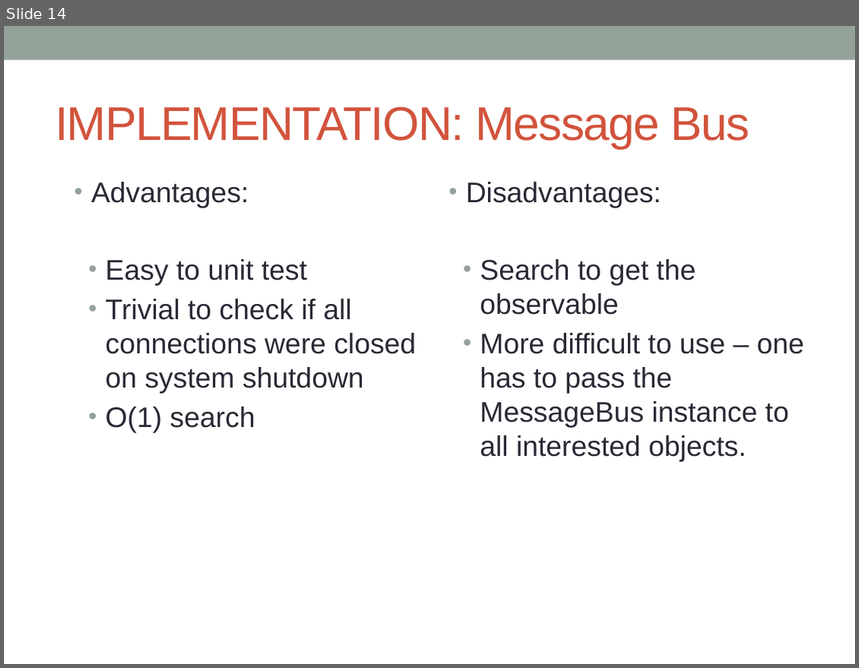
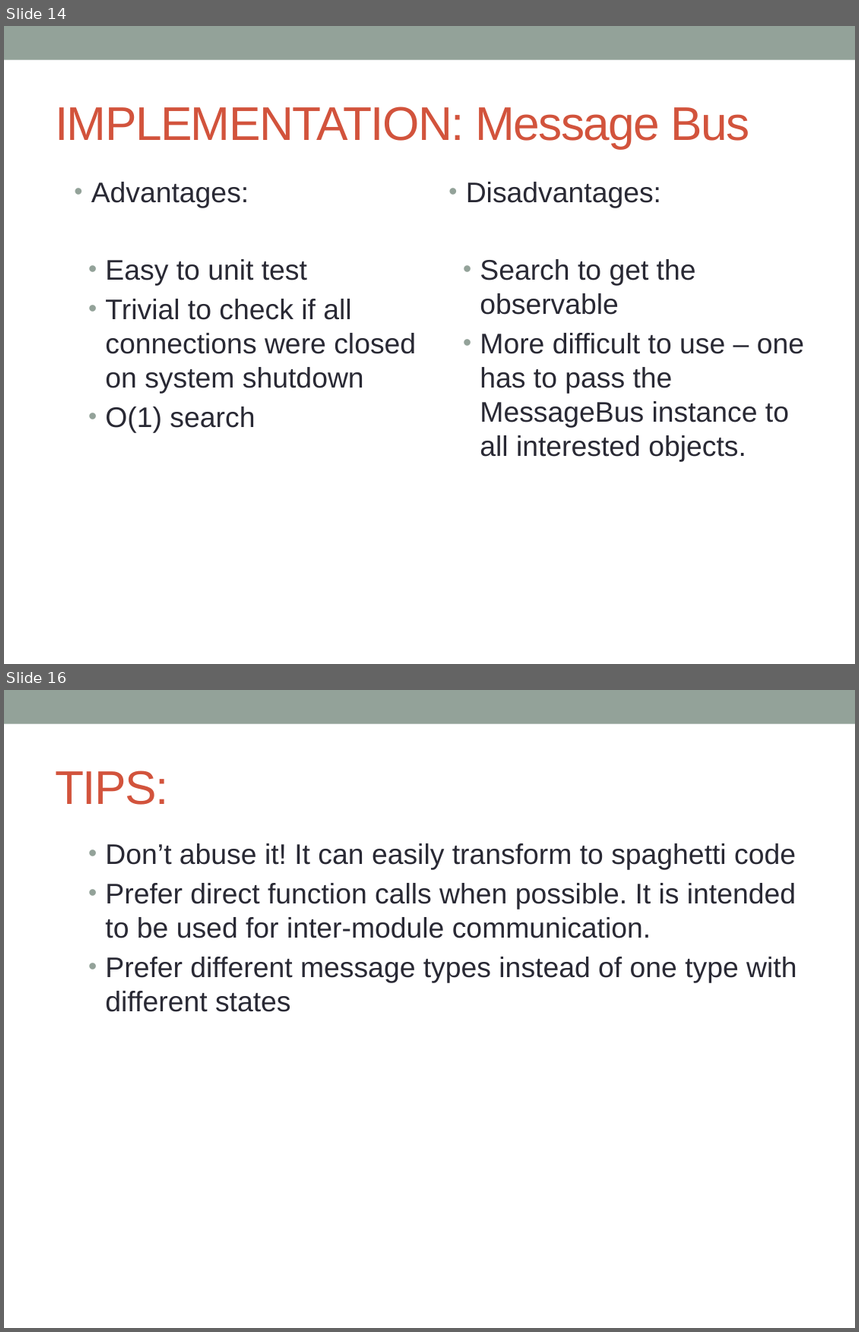
Before and after one commit to mircea-ispas/MessageBus, a slide deck: MessageBus.pptx. Shown one above the other, each under a label of ours: slide 14 before the commit, slides 14 and 16 after it; the slides between them are not shown. The pictures are 859x668 and 859x1332 pixels, drawn with LibreOffice and Linux fonts; fonts in the diff are those of the drawing. Boxes give left, top, right and bottom in pixels: in the first picture for what was removed or moved away, otherwise in the second. Text is boxed around its words. In the diff, an @@ line names an element or a change of style, - is before the commit and + after.

```diff
--- a/MessageBus.pptx
+++ b/MessageBus.pptx
@@ slide 16 added at <box>4,690,855,1328</box>, background #FFFFFF; not listed: 1 template element that a slide beside it also shows @@
@@ title added at <box>55,771,168,805</box>, 40 pt, text #D2533C @@
+TIPS:
@@ text added at <box>105,844,797,1012</box>, 24 pt, text #292934 @@
+• Don’t abuse it! It can easily transform to spaghetti code
+• Prefer direct function calls when possible. It is intended to be used for inter-module communication.
+• Prefer different message types instead of one type with different states
```
Also in this commit, not shown: 1 other slide added, 1 other file.
